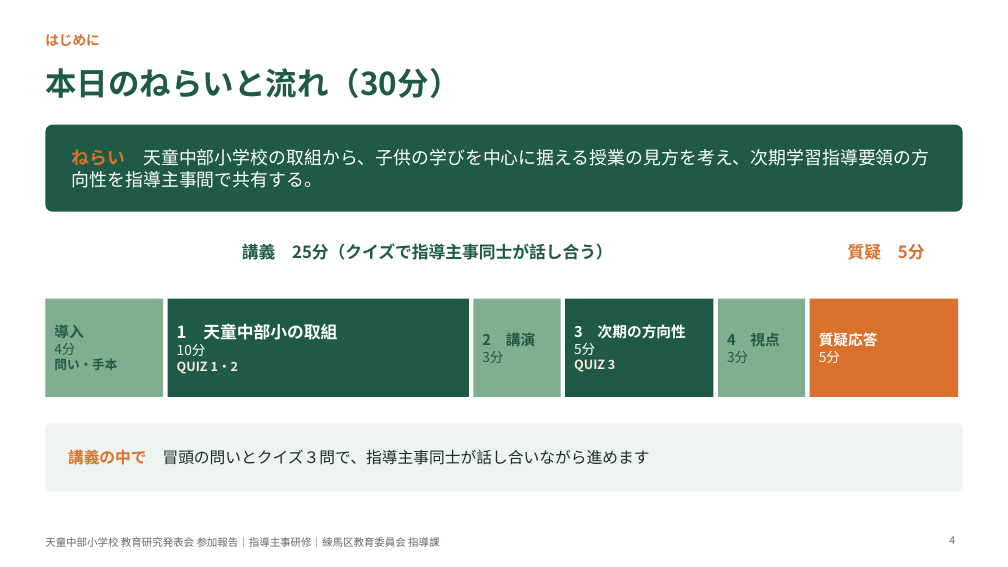
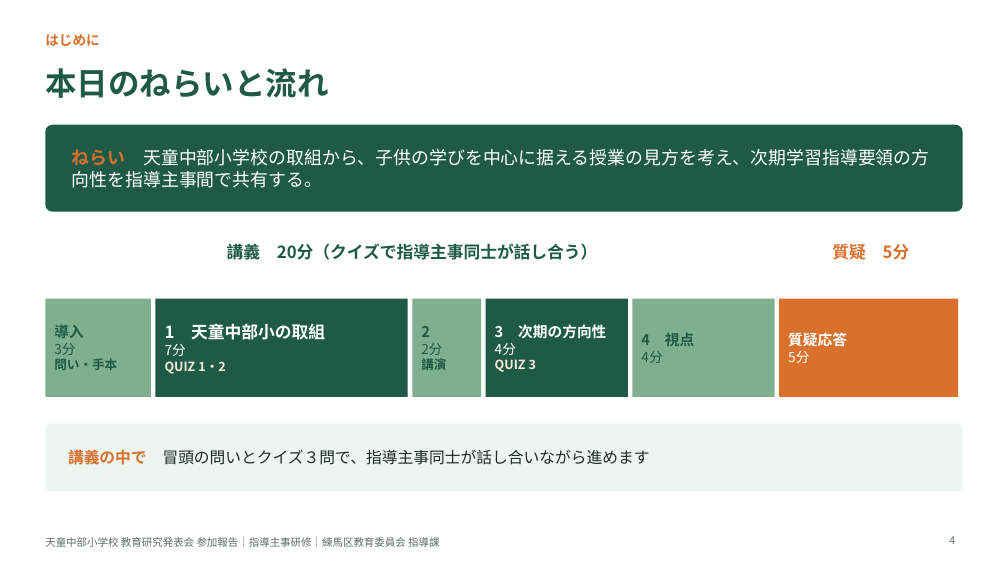
Before and after one commit to contynet730-star/con30, a slide deck: slide 4 of 天童中部小学校視察/081019_天童中部小学校_指導主事研修スライド_クイズ版.pptx. Drawn at 1008x567 pixels with LibreOffice and Linux fonts; fonts in the diff are those of the drawing. Boxes give left, top, right and bottom in pixels: in the first picture for what was removed or moved away, otherwise in the second. Text is boxed around its words. In the diff, an @@ line names an element or a change of style, - is before the commit and + after.

```diff
--- a/天童中部小学校視察/081019_天童中部小学校_指導主事研修スライド_クイズ版.pptx
+++ b/天童中部小学校視察/081019_天童中部小学校_指導主事研修スライド_クイズ版.pptx
@@ title at [45, 68, 328, 98]: text changed @@
-本日のねらいと流れ（30分）
+本日のねらいと流れ
@@ text "質疑 5分" rewrapped from [848, 241, 925, 263] to [832, 244, 910, 260] @@
@@ text at [227, 241, 598, 263]: text changed @@
-講義 25分（クイズで指導主事同士が話し合う）
+講義 20分（クイズで指導主事同士が話し合う）
@@ rectangle: place and size @@
-rectangle at [45, 299, 163, 397]
+rectangle at [45, 299, 151, 397]
@@ text at [54, 324, 117, 370]: text changed @@
-4分
+3分
@@ rectangle: place and size @@
-rectangle at [168, 299, 469, 397]
+rectangle at [156, 299, 408, 397]
@@ text at [165, 323, 325, 374]: text changed @@
-10分
+7分
@@ text "1 天童中部小の取組": place and size @@
-text "1 天童中部小の取組" at [177, 323, 337, 374]
+text "1 天童中部小の取組" at [165, 323, 325, 374]
@@ rectangle: place and size @@
-rectangle at [473, 299, 560, 397]
+rectangle at [412, 299, 481, 397]
@@ rectangle: place and size @@
-rectangle at [566, 299, 714, 397]
+rectangle at [485, 299, 628, 397]
@@ text "3 次期の方向性": place and size @@
-text "3 次期の方向性" at [574, 324, 686, 372]
+text "3 次期の方向性" at [495, 324, 662, 363]
@@ rectangle: place and size @@
-rectangle at [718, 299, 805, 397]
+rectangle at [633, 299, 775, 397]
@@ text at [641, 333, 694, 346]: text changed @@
-3分
+4分
@@ text "4 視点": place and size @@
-text "4 視点" at [727, 333, 779, 346]
+text "4 視点" at [641, 333, 694, 346]
@@ rectangle: place and size @@
-rectangle at [810, 299, 958, 397]
+rectangle at [780, 299, 959, 397]
@@ text "質疑応答": place and size @@
-text "質疑応答" at [819, 332, 878, 363]
+text "質疑応答" at [788, 332, 847, 363]
@@ text at [421, 326, 446, 370]: text changed; size 14 to 13 pt @@
-2 講演
-3分
+2
+2分
+講演
@@ text at [641, 351, 662, 363]: text changed @@
-5分
+4分
```
Also in this commit, not shown: 3 other slides changed.
